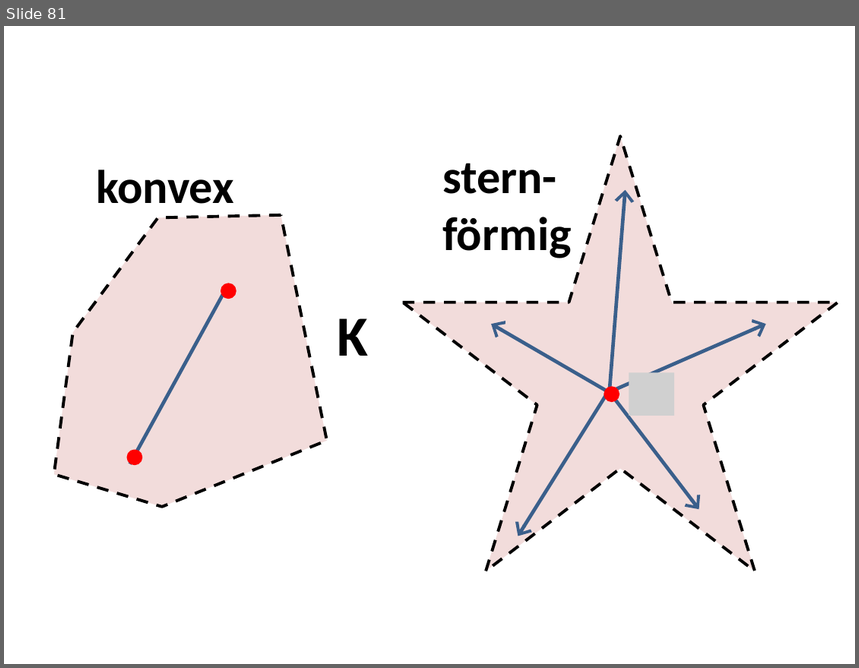
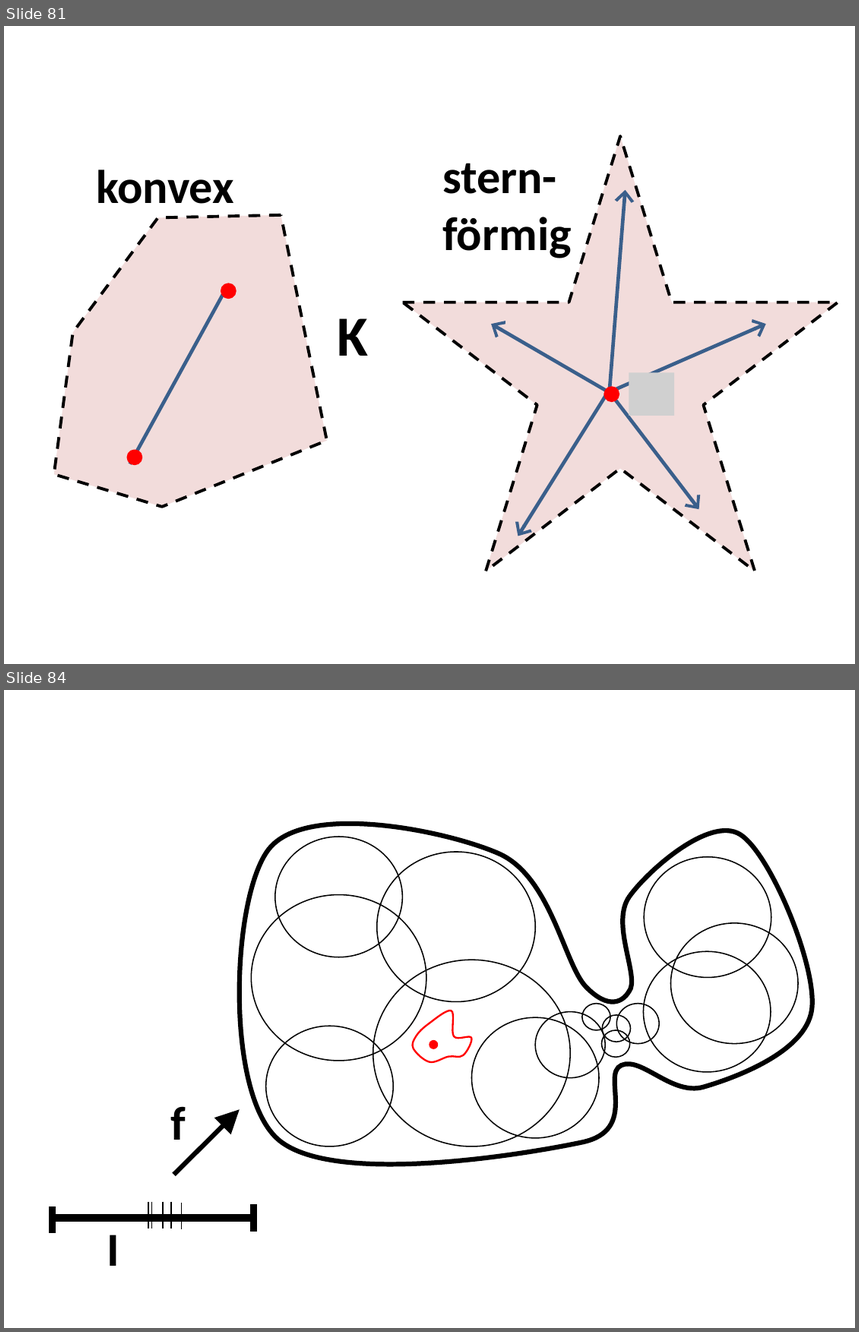
Before and after one commit to lutteropp/GeoTopo, a slide deck: images/Bilder.pptx. Shown one above the other, each under a label of ours: slide 81 before the commit, slides 81 and 84 after it; the slides between them are not shown. The pictures are 859x668 and 859x1332 pixels, drawn with LibreOffice and Linux fonts; fonts in the diff are those of the drawing; grey boxes stand for pictures. Boxes give left, top, right and bottom in pixels: in the first picture for what was removed or moved away, otherwise in the second. Text is boxed around its words. In the diff, an @@ line names an element or a change of style, - is before the commit and + after.

```diff
--- a/images/Bilder.pptx
+++ b/images/Bilder.pptx
@@ slide 84 added at box(4, 690, 855, 1328), background #FFFFFF @@
@@ freeform shape added at box(240, 824, 813, 1164), outline #000000 4 pt @@
@@ ellipse added at box(275, 837, 403, 958), outline #000000 1 pt @@
@@ ellipse added at box(377, 852, 535, 1002), outline #000000 1 pt @@
@@ ellipse added at box(644, 857, 772, 978), outline #000000 1 pt @@
@@ ellipse added at box(252, 895, 427, 1061), outline #000000 1 pt @@
@@ ellipse added at box(671, 923, 798, 1044), outline #000000 1 pt @@
@@ ellipse added at box(373, 960, 571, 1146), outline #000000 1 pt @@
@@ ellipse added at box(643, 951, 771, 1072), outline #000000 1 pt @@
@@ ellipse added at box(582, 1004, 610, 1030), outline #000000 1 pt @@
@@ ellipse added at box(617, 1004, 659, 1044), outline #000000 1 pt @@
@@ ellipse added at box(266, 1026, 394, 1147), outline #000000 1 pt @@
@@ freeform shape added at box(413, 1011, 472, 1063), outline #FF0000 1.5 pt @@
@@ ellipse added at box(472, 1018, 600, 1138), outline #000000 1 pt @@
@@ ellipse added at box(535, 1011, 605, 1078), outline #000000 1 pt @@
@@ ellipse added at box(601, 1030, 629, 1057), outline #000000 1 pt @@
@@ ellipse added at box(602, 1015, 630, 1042), outline #000000 1 pt @@
@@ ellipse added at box(430, 1042, 437, 1049), fill #FF0000, outline #FF0000 2 pt @@
@@ text added at box(171, 1106, 186, 1140), 40 pt, text #000000, bold @@
+f
@@ arrow added from (174, 1174) to (240, 1110), #000000 4 pt @@
@@ line added from (53, 1207) to (53, 1233), #000000 6 pt @@
@@ line added from (148, 1201) to (148, 1229), #000000 1 pt @@
@@ line added from (152, 1201) to (152, 1229), #000000 1 pt @@
@@ line added from (163, 1202) to (163, 1229), #000000 1 pt @@
@@ line added from (171, 1201) to (171, 1229), #000000 1 pt @@
@@ line added from (182, 1203) to (182, 1230), #000000 1 pt @@
@@ line added from (253, 1205) to (253, 1231), #000000 6 pt @@
@@ line added from (253, 1219) to (53, 1219), #000000 6 pt @@
@@ text added at box(107, 1235, 120, 1266), 40 pt, text #000000, bold @@
+I
```
Also in this commit, not shown: 4 other slides added, 12 other files.
